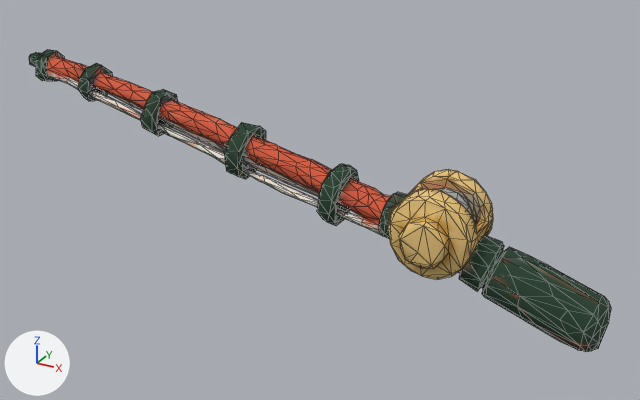
The glTF model public/models/rod-3.glb as it was, and as the next commit left it.
Camera for both pictures: a camera (50 mm lens) standing at (0.645, -1.05, 0.502) and looking at (0.058, 0.016, -0.032). Lighting does not change. The marker at lower left points along +X, +Y and +Z. The older version comes first. Mesh edges are drawn as thin lines. Where no turn or scale is listed for an object, it has been applied to the vertices. Vertices at exactly the same position are counted once.

Objects in the first picture: 'tripo_node_a31d81ab-5cf4-4e9a-a2b3-f36ab8a90401'.
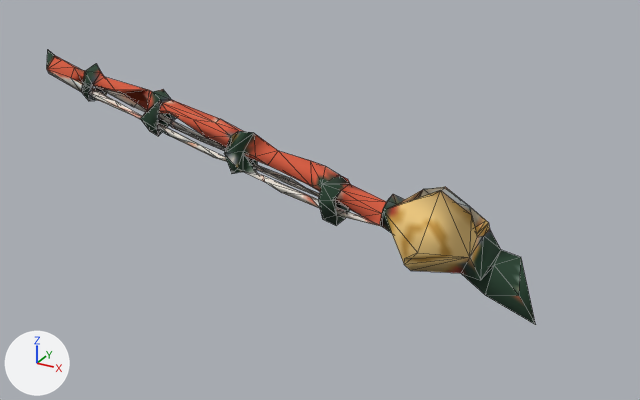
Where the newer file only moved an object's origin or applied its transform, the numbers keep the older frame.

What the commit changed:
me_tripo_mesh_a31d81ab_5cf4_4e9a_a2b3_f36ab8a90401 is used by ob_tripo_node_a31d81ab_5cf4_4e9a_a2b3_f36ab8a90401; location (0.0, 0.0, 0.0).
me_tripo_mesh_a31d81ab_5cf4_4e9a_a2b3_f36ab8a90401 had 922 vertices, 1908 faces and spanned x -0.5..0.5, y -0.101..0.101, z -0.134..0.134.
me_tripo_mesh_a31d81ab_5cf4_4e9a_a2b3_f36ab8a90401 now has 255 vertices, 567 faces and spans x -0.467..0.416, y -0.099..0.092, z -0.1..0.134.
me_tripo_mesh_a31d81ab_5cf4_4e9a_a2b3_f36ab8a90401 part 1: 667 vertices removed from x -0.5..0.5, y -0.101..0.101, z -0.134..0.134.

Boxes (x1, y1, x2, y2) around the edits, measured in the pictures (640 x 400 px):
'tripo_node_a31d81ab-5cf4-4e9a-a2b3-f36ab8a90401', reshaped (16% narrower, 9% shorter): before (29, 50, 611, 352); after (47, 50, 536, 325)
part 1 of me_tripo_mesh_a31d81ab_5cf4_4e9a_a2b3_f36ab8a90401, deleted: before (29, 50, 611, 352)
